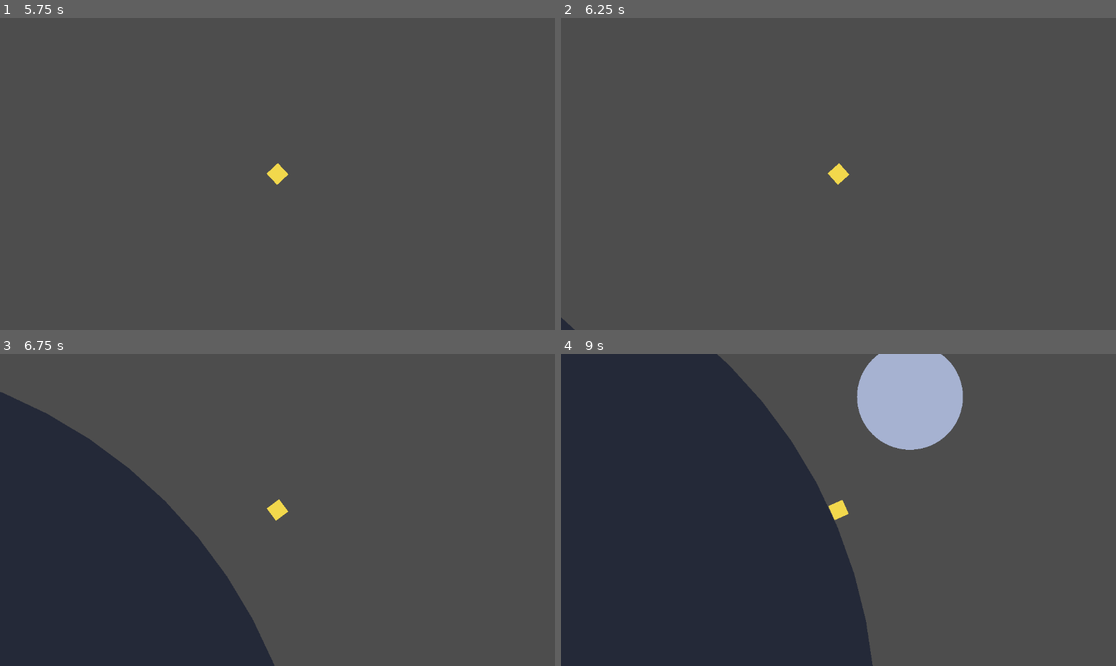
Above: before the commit, frames 1-4 (two rows, left to right).
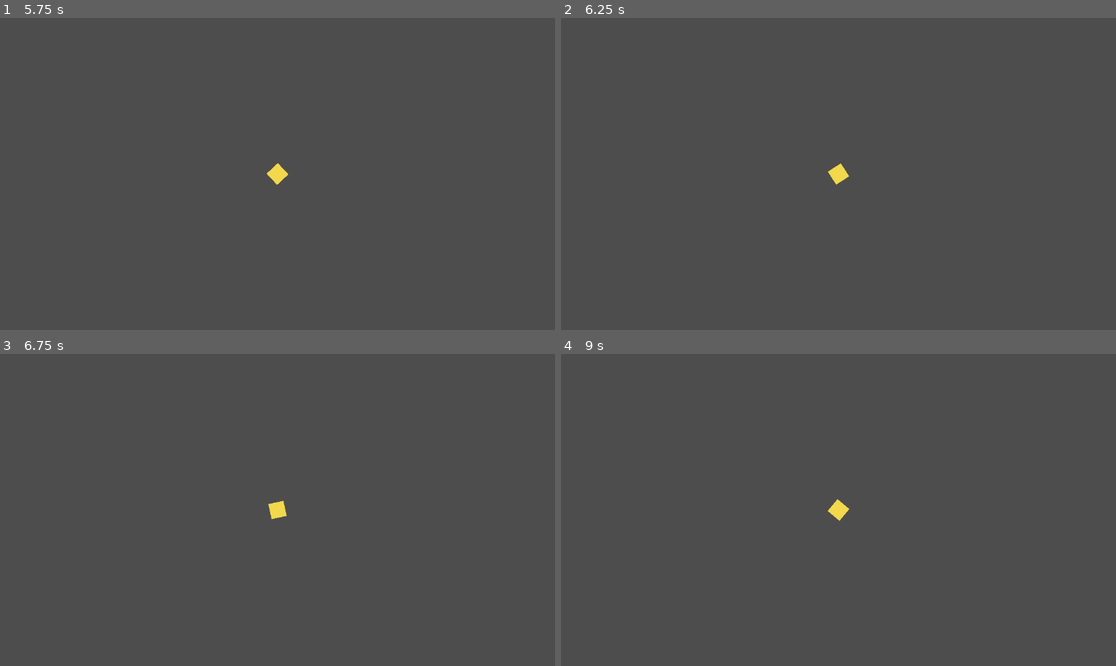
Above: after the commit, the same moments.

Repository: nikita-leonov/gravity
Game: Godot game, scene res://scenes/main.tscn
Two runs of this game, one before a commit and one after it. Both use one fixed random seed, a clock stepped at 60 frames per second and the inputs below.
Inputs:
- Up to frame 1 (5.75 s): tap Enter (ui_accept) at 0.5, 0.77, 1.52, 3.02, 3.77, 4.52 s; hold Right (ui_right) 0.53-1.28 s; hold Left (ui_left) 1.28-2.03 s; hold Right (ui_right) 2.03-3.53 s; hold Left (ui_left) from 3.53 s (still down)
- Up to frame 2 (6.25 s): tap Enter (ui_accept) at 5.75, 6.02 s; release Left (ui_left) at 5.78 s; hold Right (ui_right) from 5.78 s (still down)
- Up to frame 3 (6.75 s): keep holding Right (ui_right)
- Up to frame 4 (9 s): tap Enter (ui_accept) at 6.77, 7.52 s; release Right (ui_right) at 8.03 s; hold Left (ui_left) from 8.03 s (still down)

Frame 1 is identical in both runs. In frame 2, less than 0.1% of the frame differs, in the area x 0-52%, y 46-100%; in frame 3, 28%; in frame 4, 51%, in the area x 0-73%, y 0-100%.

Commit message:
Lock gravity to a single body

Diff:
--- a/scripts/player.gd
+++ b/scripts/player.gd
@@ -78,15 +78,6 @@
 	last_gravity_id = current_gravity_id
 
 func _select_gravity_target() -> void:
-	if grounded and current_gravity_id != 0:
-		for body in gravity_bodies:
-			if not body.has("id") or not body.has("center") or not body.has("radius"):
-				continue
-			if body["id"] == current_gravity_id:
-				planet_center = body["center"]
-				planet_radius = body["radius"]
-				return
-
 	if gravity_lock_id != 0:
 		for body in gravity_bodies:
 			if not body.has("id") or not body.has("center") or not body.has("radius"):
@@ -95,8 +86,19 @@
 				planet_center = body["center"]
 				planet_radius = body["radius"]
 				current_gravity_id = body["id"]
+				gravity_lock_id = 0
 				return
 		gravity_lock_id = 0
+
+	if current_gravity_id != 0:
+		for body in gravity_bodies:
+			if not body.has("id") or not body.has("center") or not body.has("radius"):
+				continue
+			if body["id"] == current_gravity_id:
+				planet_center = body["center"]
+				planet_radius = body["radius"]
+				return
+		current_gravity_id = 0
 
 	var best_center = planet_center
 	var best_radius = planet_radius
